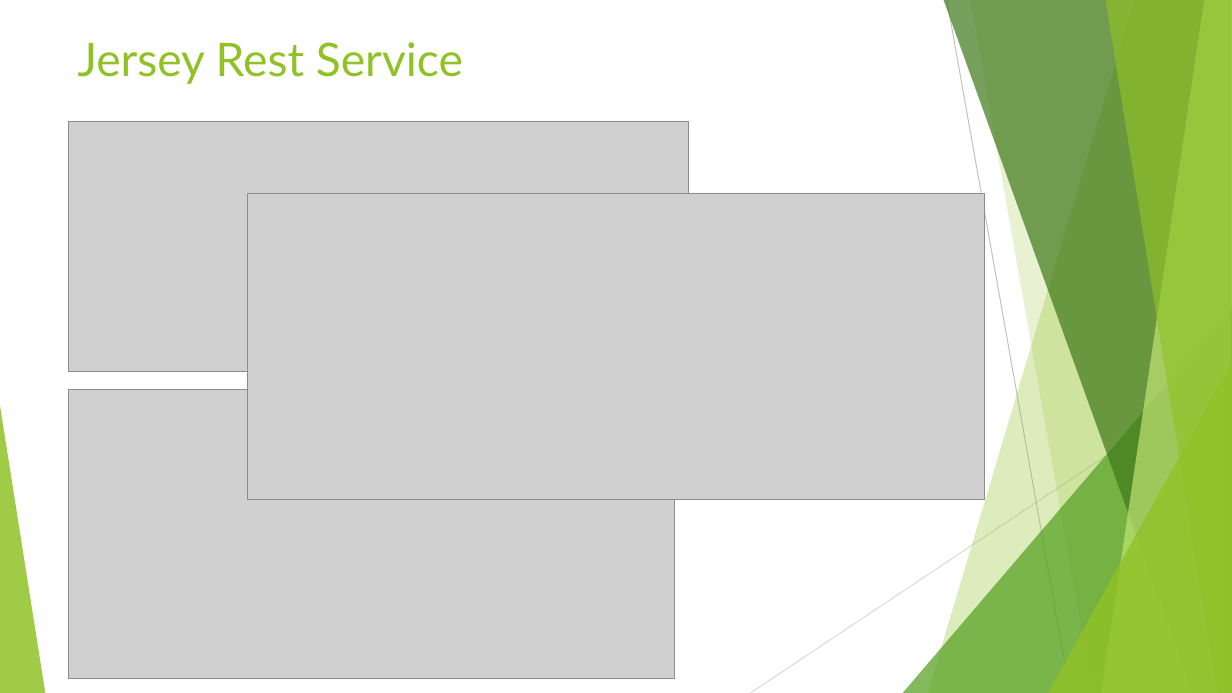
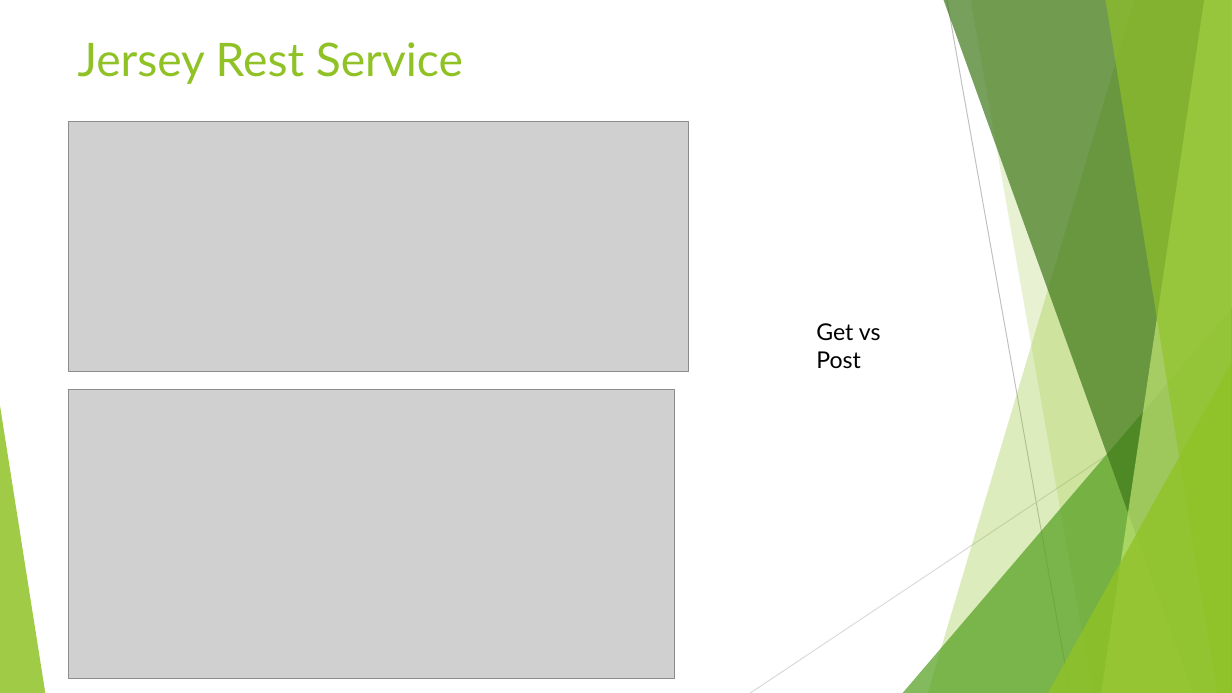
Before and after one commit to CarterGit/course-Jan-2019, a slide deck: slide 12 of 2_J2EE.pptx. Drawn at 1232x693 pixels with LibreOffice and Linux fonts; fonts in the diff are those of the drawing; grey boxes stand for pictures. Boxes give left, top, right and bottom in pixels: in the first picture for what was removed or moved away, otherwise in the second. Text is boxed around its words. In the diff, an @@ line names an element or a change of style, - is before the commit and + after.

```diff
--- a/2_J2EE.pptx
+++ b/2_J2EE.pptx
@@ picture removed at (248,193,984,499) @@
@@ text added at (816,323,881,369), 18 pt, text #000000 @@
+Get vs Post
```
Also in this commit, not shown: 1 other file.
